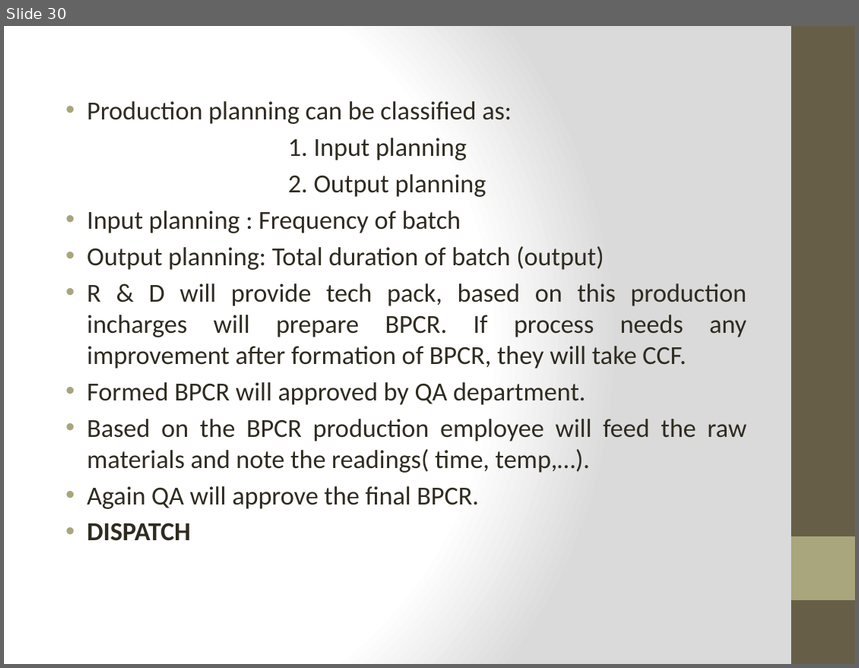
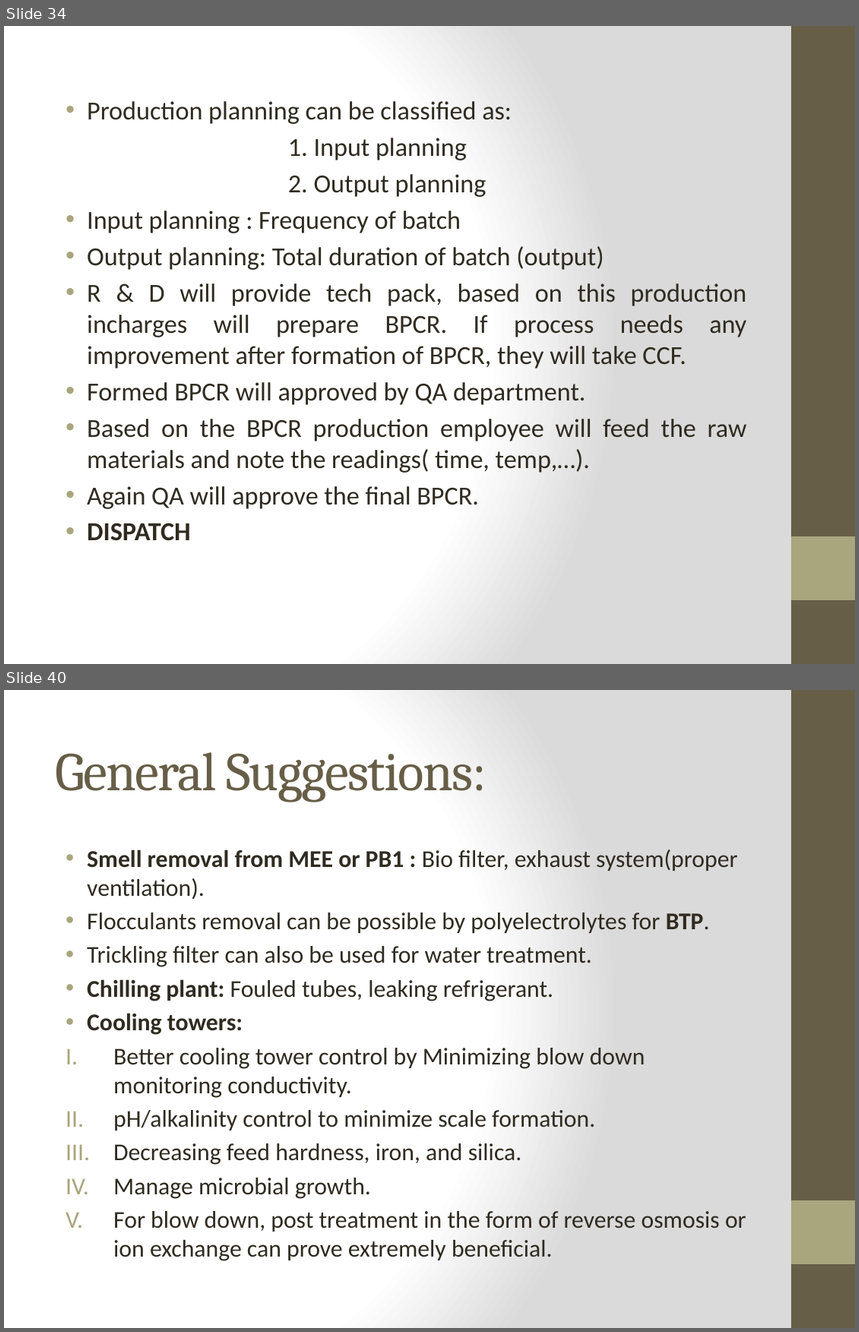
Before and after one commit to sivaiahnaidu/datasciencecoursera, a slide deck: internship ppt.pptx. Shown one above the other, each under a label of ours: slide 30 before the commit, slides 34 and 40 after it; the slides between them are not shown. The pictures are 859x668 and 859x1332 pixels, drawn with LibreOffice and Linux fonts; fonts in the diff are those of the drawing. Boxes give left, top, right and bottom in pixels: in the first picture for what was removed or moved away, otherwise in the second. Text is boxed around its words. In the diff, an @@ line names an element or a change of style, - is before the commit and + after.

```diff
--- a/internship ppt.pptx
+++ b/internship ppt.pptx
@@ slide 40 added at bbox=[4, 690, 855, 1328], background gradient #FFFFFF to #DADADA; not listed: 2 template elements that a slide beside it also shows @@
@@ title added at bbox=[55, 752, 487, 802], 46 pt, text #675E47 @@
+General Suggestions:
@@ text added at bbox=[87, 850, 747, 1262], 20.4 pt, text #2F2B20 @@
+• Smell removal from MEE or PB1 : Bio filter, exhaust system(proper ventilation).
+• Flocculants removal can be possible by polyelectrolytes for BTP.
+• Trickling filter can also be used for water treatment.
+• Chilling plant: Fouled tubes, leaking refrigerant.
+• Cooling towers:
+I. Better cooling tower control by Minimizing blow down monitoring conductivity.
+II. pH/alkalinity control to minimize scale formation.
+III. Decreasing feed hardness, iron, and silica.
+IV. Manage microbial growth.
+V. For blow down, post treatment in the form of reverse osmosis or ion exchange can prove extremely beneficial.
@@ what was slide 30 is now slide 34 @@
```
Also in this commit, not shown: 4 slides changed, 11 other slides added, 3 slides removed, 2 other files.
